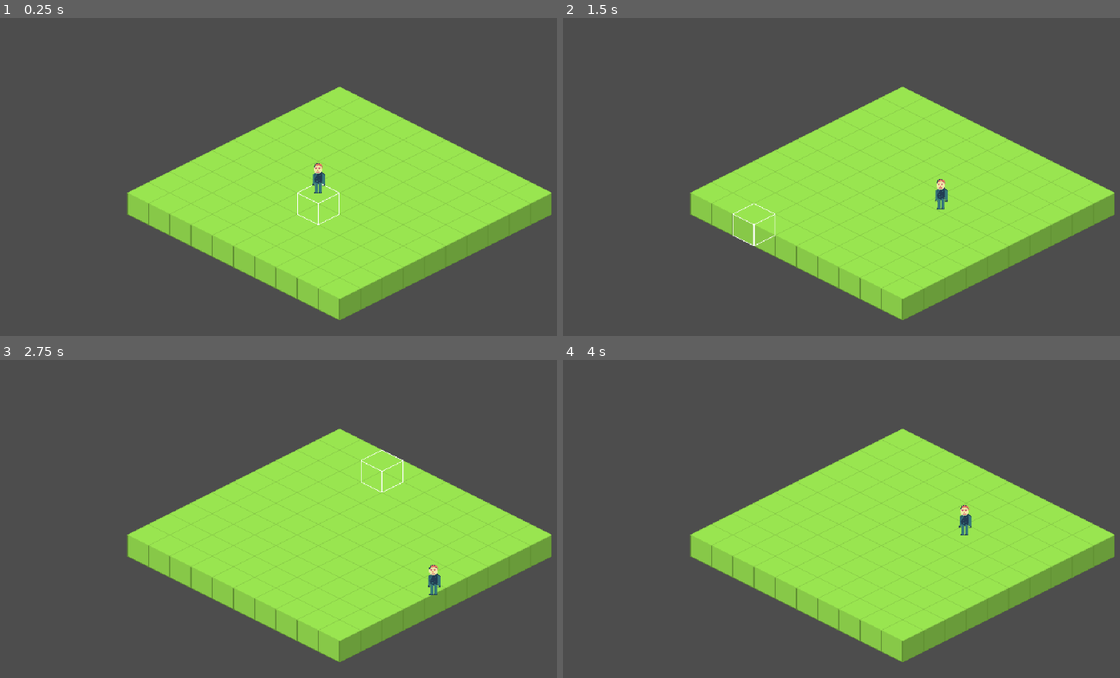
Above: before the commit, frames 1-4 (two rows, left to right).
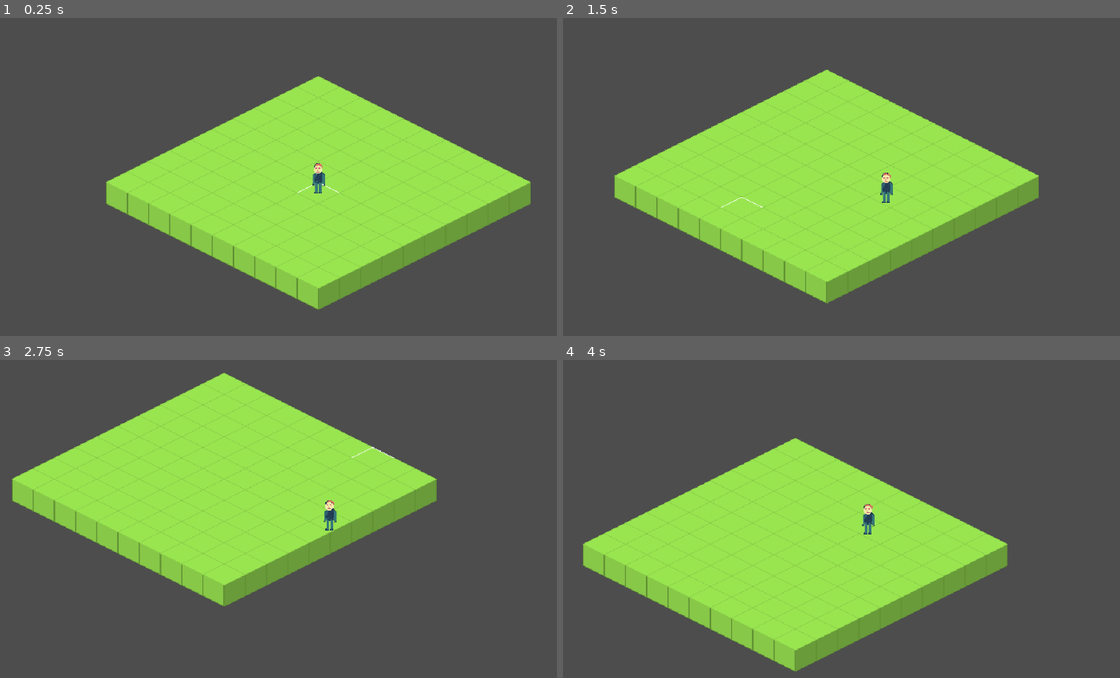
Above: after the commit, the same moments.

Repository: dinushkasam/twilight-memory
Game: Godot game, scene res://scenes/world/world.tscn
Two runs of this game, one before a commit and one after it. Both use one fixed random seed, a clock stepped at 60 frames per second and the inputs below.
Inputs (mouse positions are in pixels of both pictures, inside the frame that each line leads up to):
- Up to frame 1 (0.25 s): no input
- Up to frame 2 (1.5 s): tap Enter at 0.5 s; move the mouse to (1019, 173) at 0.52 s; hold Right (ui_right) 0.53-1.28 s; click (1019, 173) at 0.67 s; move the mouse to (752, 211) at 1.27 s; hold Down (ui_down) from 1.28 s (still down)
- Up to frame 3 (2.75 s): move the mouse to (384, 455) at 2.02 s; release Down (ui_down) at 2.03 s; hold Right (ui_right) from 2.03 s (still down)
- Up to frame 4 (4 s): move the mouse to (847, 608) at 2.77 s; release Right (ui_right) at 2.78 s; hold Up (ui_up) 2.78-3.53 s; click (847, 608) at 2.92 s; move the mouse to (1069, 588) at 3.52 s; hold Left (ui_left) from 3.53 s (still down)

The runs differ from the first frame. In frame 1, 8.3% of the frame differs, in the area x 19-99%, y 18-95%; in frame 2, 23%; in frame 3, 33%, in the area x 2-99%, y 4-95%; in frame 4, 29%.

Commit message:
impl: player ground collision

Diff:
--- a/scenes/player/player.tscn
+++ b/scenes/player/player.tscn
@@ -4,7 +4,7 @@
 [ext_resource type="Texture2D" uid="uid://cgrdmoyrlcgyt" path="res://assets/sprites/player/player.png" id="2_gmlin"]
 
 [sub_resource type="RectangleShape2D" id="RectangleShape2D_lvxji"]
-size = Vector2(19, 45)
+size = Vector2(12, 3)
 
 [node name="Player" type="CharacterBody2D"]
 script = ExtResource("1_dovo2")
@@ -19,6 +19,6 @@
 [node name="AnimationPlayer" type="AnimationPlayer" parent="."]
 root_node = NodePath("../Sprite2D")
 
-[node name="CollisionShape2D" type="CollisionShape2D" parent="."]
-position = Vector2(0.5, -22.5)
+[node name="GroundCollision" type="CollisionShape2D" parent="."]
+position = Vector2(-1, 0)
 shape = SubResource("RectangleShape2D_lvxji")
--- a/scenes/world/world.tscn
+++ b/scenes/world/world.tscn
@@ -1,22 +1,8 @@
-[gd_scene load_steps=10 format=3 uid="uid://bcfjxy7im26cv"]
+[gd_scene load_steps=6 format=3 uid="uid://bcfjxy7im26cv"]
 
-[ext_resource type="Texture2D" uid="uid://c1vo67cfhkl1o" path="res://assets/sprites/tiles/grass.png" id="1_dphjl"]
 [ext_resource type="Script" uid="uid://cj8bdaiy0rtyu" path="res://scripts/world/world.gd" id="2_sl2e5"]
-[ext_resource type="Texture2D" uid="uid://glw78y1nmgmm" path="res://assets/sprites/tiles/highlight-grass.png" id="3_1fp7r"]
 [ext_resource type="PackedScene" uid="uid://cdwo6vwajx1tj" path="res://scenes/player/player.tscn" id="4_6m72w"]
 [ext_resource type="Texture2D" uid="uid://rw7pybpuxyr7" path="res://assets/sprites/tiles/Base-blocks.png" id="4_v5dby"]
-
-[sub_resource type="TileSetAtlasSource" id="TileSetAtlasSource_sl2e5"]
-resource_name = "Grass"
-texture = ExtResource("1_dphjl")
-texture_region_size = Vector2i(64, 32)
-0:0/0 = 0
-
-[sub_resource type="TileSetAtlasSource" id="TileSetAtlasSource_6m72w"]
-resource_name = "grass-highlight"
-texture = ExtResource("3_1fp7r")
-texture_region_size = Vector2i(64, 32)
-0:0/0 = 0
 
 [sub_resource type="TileSetAtlasSource" id="TileSetAtlasSource_t5ptc"]
 resource_name = "base-blocks"
@@ -38,17 +24,20 @@
 6:0/0/texture_origin = Vector2i(0, -16)
 7:0/0 = 0
 7:0/0/texture_origin = Vector2i(0, -16)
+0:1/0 = 0
+0:1/0/texture_origin = Vector2i(0, -16)
+0:1/0/physics_layer_0/polygon_0/points = PackedVector2Array(-32, 0, 0, -16, 32, 0, 0, 16)
 
 [sub_resource type="TileSet" id="TileSet_1fp7r"]
 tile_shape = 1
 tile_layout = 5
+tile_offset_axis = 1
 tile_size = Vector2i(64, 32)
 physics_layer_0/collision_layer = 1
-sources/0 = SubResource("TileSetAtlasSource_sl2e5")
-sources/1 = SubResource("TileSetAtlasSource_6m72w")
 sources/2 = SubResource("TileSetAtlasSource_t5ptc")
 
 [node name="World" type="Node2D"]
+y_sort_enabled = true
 script = ExtResource("2_sl2e5")
 
 [node name="GroundTileMapLayer" type="TileMapLayer" parent="."]
@@ -61,11 +50,12 @@
 texture_filter = 1
 tile_set = SubResource("TileSet_1fp7r")
 
-[node name="Camera2D" type="Camera2D" parent="."]
-zoom = Vector2(1.2, 1.2)
-position_smoothing_enabled = true
-
 [node name="Ysort" type="Node2D" parent="."]
 y_sort_enabled = true
 
 [node name="Player" parent="Ysort" instance=ExtResource("4_6m72w")]
+
+[node name="Camera2D" type="Camera2D" parent="Ysort/Player"]
+zoom = Vector2(1.2, 1.2)
+process_callback = 0
+position_smoothing_enabled = true
--- a/scripts/player/player.gd
+++ b/scripts/player/player.gd
@@ -1,8 +1,10 @@
 extends CharacterBody2D
 
 @export var move_speed := 120.0
+@export var acceleration := 1.0
 
 var grid_position: Vector2i
+var standing_on_ground: bool
 
 @onready var animation_player: AnimationPlayer = $AnimationPlayer
 
--- a/scripts/world/world.gd
+++ b/scripts/world/world.gd
@@ -4,14 +4,18 @@
 @onready var highlight: TileMapLayer = $GroundHighlightTileMapLayer
 
 const BASE_BLOCKS_ID = 2
-const GRASS_BASE_ATLAS_COORDS = Vector2i(0, 0)
-const HIGHLIGHT_ATLAS_COORDS = Vector2i(6, 0)
+
+const GRASS_BASE_ATLUS = Vector2i(0, 0)
+const HIGHLIGHT_ATLUS = Vector2i(6, 0)
+const SOIL_ATLUS = Vector2i(3, 0)
+const BOUNDARY_ATLUS = Vector2i(0, 1)
 
 var hovered_cell: Vector2i = Vector2i(-999, -999)
 
 # Called when the node enters the scene tree for the first time.
 func _ready() -> void:
 	generate_test_map()
+	generate_boundaries()
 
 func _process(_delta: float) -> void:
 	update_hovered_tile()
@@ -25,10 +29,26 @@
 	for x in range(size):
 		for y in range(size):
 			ground.set_cell(
-				Vector2i(x - floor(size / 2), y - floor(size / 2)),
+				Vector2i(x - floor(size / 2) - 1, y - floor(size / 2)),
 				BASE_BLOCKS_ID,
-				GRASS_BASE_ATLAS_COORDS
+				GRASS_BASE_ATLUS
 			)
+
+
+func generate_boundaries():
+	const offsets = [
+		Vector2i(0, -1),
+		Vector2i(0, 1),
+		Vector2i(-1, 0),
+		Vector2i(1, 0)
+	]
+	var used = ground.get_used_cells()
+
+	for tile in used:
+		for offset in offsets:
+			var current_tile = tile + offset
+			if ground.get_cell_source_id(current_tile) == -1:
+				ground.set_cell(current_tile, BASE_BLOCKS_ID, BOUNDARY_ATLUS)
 
 
 func update_hovered_tile():
@@ -46,7 +66,7 @@
 		highlight.set_cell(
 			cell,
 			BASE_BLOCKS_ID,
-			HIGHLIGHT_ATLAS_COORDS
+			HIGHLIGHT_ATLUS
 		)
 		hovered_cell = cell
 
Binary file changed: assets/sprites/tiles/Base-blocks.png
Binary file changed: assets/sprites/tiles/Sprite-sheet-base-blocks.aseprite
